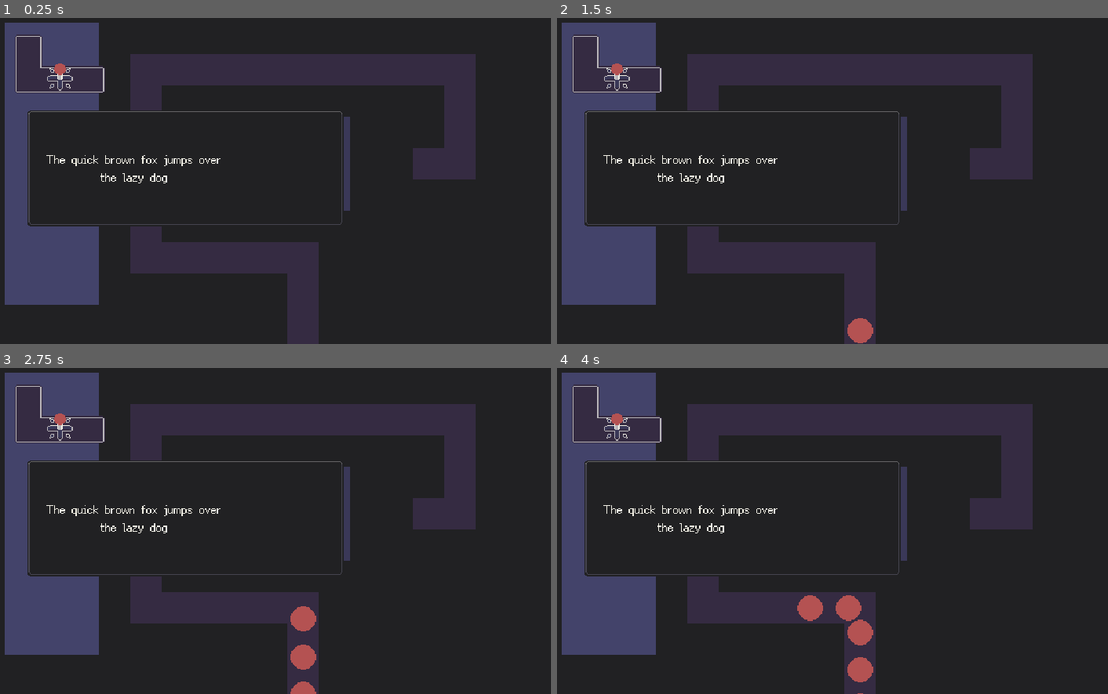
Above: before the commit, frames 1-4 (two rows, left to right).
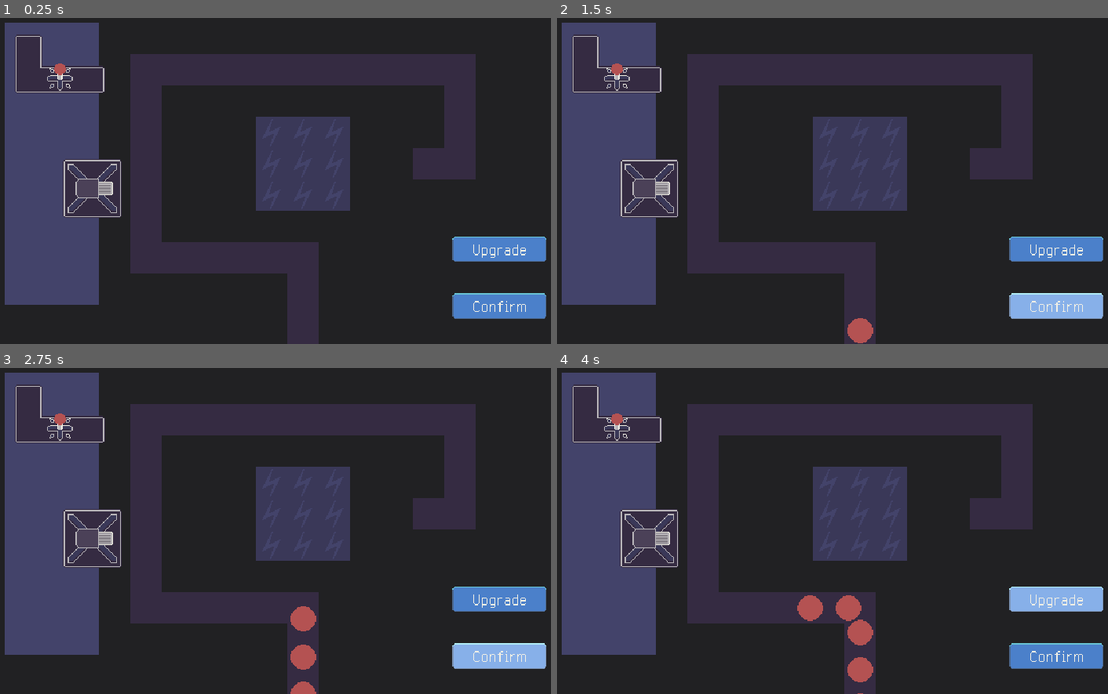
Above: after the commit, the same moments.

Repository: JeppeLindberg/tavern_game_jam_a24
Game: Godot game, scene res://scenes/main.tscn
The game is run twice, just before and just after one commit, with the same random seed, the same clock (stepped at 60 frames per second) and the same inputs.
Inputs (mouse positions are in pixels of both pictures, inside the frame that each line leads up to):
- Up to frame 1 (0.25 s): no input
- Up to frame 2 (1.5 s): click (1058, 249) at 0.52 s; click (1058, 304) at 1.27 s
- Up to frame 3 (2.75 s): click (501, 654) at 2.02 s
- Up to frame 4 (4 s): click (1058, 599) at 2.77 s; click (1058, 599) at 3.52 s

The runs differ from the first frame. In frame 1, 15% of the frame differs, in the area x 4-100%, y 28-93%; in frame 2, 15%; in frame 3, 15%; in frame 4, 15%.

Commit message:
progress

Diff:
--- /dev/null
+++ b/prefabs/ui/upgrade_selection.tscn
@@ -0,0 +1,56 @@
+[gd_scene load_steps=6 format=3 uid="uid://cthhug8sjflgn"]
+
+[ext_resource type="Texture2D" uid="uid://bf54vlicfi4vn" path="res://sprites/map.png" id="1_l2dgr"]
+[ext_resource type="FontFile" uid="uid://dj3dtbvwijcqq" path="res://fonts/ark-pixel-12px-proportional-latin.otf" id="2_m0010"]
+[ext_resource type="FontFile" uid="uid://c2xh68caapa32" path="res://fonts/ark-pixel-16px-proportional-latin.otf" id="3_4em0f"]
+
+[sub_resource type="StyleBoxEmpty" id="StyleBoxEmpty_s2nk3"]
+
+[sub_resource type="StyleBoxEmpty" id="StyleBoxEmpty_ok47m"]
+
+[node name="upgrade_selection" type="PanelContainer"]
+theme_override_styles/panel = SubResource("StyleBoxEmpty_s2nk3")
+
+[node name="panel" type="NinePatchRect" parent="."]
+layout_mode = 2
+texture = ExtResource("1_l2dgr")
+region_rect = Rect2(122, 186, 44, 44)
+patch_margin_left = 6
+patch_margin_top = 6
+patch_margin_right = 6
+patch_margin_bottom = 6
+
+[node name="margin" type="MarginContainer" parent="."]
+layout_mode = 2
+theme_override_constants/margin_left = 10
+theme_override_constants/margin_top = 10
+theme_override_constants/margin_right = 10
+theme_override_constants/margin_bottom = 10
+
+[node name="h_container" type="HBoxContainer" parent="margin"]
+layout_mode = 2
+
+[node name="center" type="CenterContainer" parent="margin/h_container"]
+layout_mode = 2
+
+[node name="text" type="RichTextLabel" parent="margin/h_container/center"]
+modulate = Color(0.94902, 0.941176, 0.898039, 1)
+custom_minimum_size = Vector2(200, 0)
+layout_mode = 2
+theme_override_fonts/normal_font = ExtResource("2_m0010")
+theme_override_fonts/bold_font = ExtResource("3_4em0f")
+theme_override_font_sizes/normal_font_size = 12
+bbcode_enabled = true
+text = "[center][b]Lightning Tower[/b]
+[center]The quick brown fox jumps over the lazy dog"
+fit_content = true
+
+[node name="fill" type="PanelContainer" parent="margin/h_container"]
+modulate = Color(1, 1, 1, 0)
+custom_minimum_size = Vector2(100, 100)
+layout_mode = 2
+mouse_filter = 1
+theme_override_styles/panel = SubResource("StyleBoxEmpty_ok47m")
+
+[node name="center" type="CenterContainer" parent="margin/h_container/fill"]
+layout_mode = 2
--- a/scenes/main.tscn
+++ b/scenes/main.tscn
@@ -1,21 +1,23 @@
-[gd_scene load_steps=16 format=4 uid="uid://d20di8qihq3kr"]
+[gd_scene load_steps=20 format=4 uid="uid://d20di8qihq3kr"]
 
 [ext_resource type="TileSet" uid="uid://c7erlb2ig5mgi" path="res://tileset.tres" id="1_88jxe"]
 [ext_resource type="Script" path="res://scripts/main.gd" id="1_pygd1"]
 [ext_resource type="PackedScene" uid="uid://damcrpw8xfy6u" path="res://prefabs/enemy.tscn" id="2_pr7xw"]
 [ext_resource type="Script" path="res://scripts/player.gd" id="3_ie3tw"]
 [ext_resource type="Script" path="res://scripts/tiles.gd" id="3_u7amg"]
+[ext_resource type="Script" path="res://scripts/state_machine.gd" id="3_wl8st"]
+[ext_resource type="PackedScene" uid="uid://cthhug8sjflgn" path="res://prefabs/ui/upgrade_selection.tscn" id="3_wsfi3"]
 [ext_resource type="Texture2D" uid="uid://bf54vlicfi4vn" path="res://sprites/map.png" id="3_ybh3m"]
 [ext_resource type="FontFile" uid="uid://dj3dtbvwijcqq" path="res://fonts/ark-pixel-12px-proportional-latin.otf" id="4_0fcbf"]
 [ext_resource type="PackedScene" uid="uid://cqwb8ofia7hjd" path="res://prefabs/powered_tile.tscn" id="4_dvv0h"]
+[ext_resource type="Script" path="res://scripts/ui/confirm.gd" id="4_l8ix8"]
+[ext_resource type="Script" path="res://scripts/ui/enable_disable.gd" id="4_nma4j"]
 [ext_resource type="Script" path="res://scripts/path.gd" id="4_yvfx1"]
+[ext_resource type="Script" path="res://scripts/ui/show_hide.gd" id="5_27mk2"]
+[ext_resource type="FontFile" uid="uid://c2xh68caapa32" path="res://fonts/ark-pixel-16px-proportional-latin.otf" id="5_spjcf"]
 [ext_resource type="PackedScene" uid="uid://di3ptoulkfh7b" path="res://prefabs/inventory_tile.tscn" id="7_0xxjd"]
 [ext_resource type="PackedScene" uid="uid://csxmaro11gudj" path="res://prefabs/buildings/lightning_tower.tscn" id="9_ang0u"]
 [ext_resource type="PackedScene" uid="uid://mfvh04f4ycms" path="res://prefabs/buildings/minigun_tower.tscn" id="10_8mggg"]
-
-[sub_resource type="StyleBoxEmpty" id="StyleBoxEmpty_s2nk3"]
-
-[sub_resource type="StyleBoxEmpty" id="StyleBoxEmpty_ok47m"]
 
 [sub_resource type="Curve2D" id="Curve2D_i4qol"]
 bake_interval = 1.0
@@ -30,6 +32,9 @@
 basic_layer = 1
 enemy_layer = 2
 
+[node name="state_machine" type="Node2D" parent="."]
+script = ExtResource("3_wl8st")
+
 [node name="ui" type="Control" parent="."]
 z_index = 1000
 layout_mode = 3
@@ -42,6 +47,160 @@
 size_flags_vertical = 3
 mouse_filter = 1
 
+[node name="prepare_screen" type="Control" parent="ui"]
+layout_mode = 1
+anchors_preset = 15
+anchor_right = 1.0
+anchor_bottom = 1.0
+grow_horizontal = 2
+grow_vertical = 2
+mouse_filter = 2
+script = ExtResource("4_nma4j")
+
+[node name="h_container" type="HBoxContainer" parent="ui/prepare_screen"]
+layout_mode = 1
+anchors_preset = 11
+anchor_left = 1.0
+anchor_right = 1.0
+anchor_bottom = 1.0
+grow_horizontal = 0
+grow_vertical = 2
+
+[node name="v_container" type="VBoxContainer" parent="ui/prepare_screen/h_container"]
+layout_mode = 2
+size_flags_vertical = 8
+
+[node name="test_upgrade" type="Button" parent="ui/prepare_screen/h_container/v_container"]
+self_modulate = Color(1, 1, 1, 0)
+custom_minimum_size = Vector2(100, 30)
+layout_mode = 2
+
+[node name="panel" type="NinePatchRect" parent="ui/prepare_screen/h_container/v_container/test_upgrade"]
+layout_mode = 1
+anchors_preset = 15
+anchor_right = 1.0
+anchor_bottom = 1.0
+grow_horizontal = 2
+grow_vertical = 2
+texture = ExtResource("3_ybh3m")
+region_rect = Rect2(186, 186, 44, 44)
+patch_margin_left = 6
+patch_margin_top = 6
+patch_margin_right = 6
+patch_margin_bottom = 6
+
+[node name="hovering" type="NinePatchRect" parent="ui/prepare_screen/h_container/v_container/test_upgrade"]
+visible = false
+layout_mode = 1
+anchors_preset = 15
+anchor_right = 1.0
+anchor_bottom = 1.0
+grow_horizontal = 2
+grow_vertical = 2
+texture = ExtResource("3_ybh3m")
+region_rect = Rect2(250, 186, 44, 44)
+patch_margin_left = 6
+patch_margin_top = 6
+patch_margin_right = 6
+patch_margin_bottom = 6
+script = ExtResource("5_27mk2")
+
+[node name="center" type="CenterContainer" parent="ui/prepare_screen/h_container/v_container/test_upgrade"]
+layout_mode = 1
+anchors_preset = 15
+anchor_right = 1.0
+anchor_bottom = 1.0
+grow_horizontal = 2
+grow_vertical = 2
+mouse_filter = 2
+
+[node name="text" type="RichTextLabel" parent="ui/prepare_screen/h_container/v_container/test_upgrade/center"]
+modulate = Color(0.94902, 0.941176, 0.898039, 1)
+custom_minimum_size = Vector2(100, 0)
+layout_mode = 2
+mouse_filter = 2
+theme_override_fonts/normal_font = ExtResource("4_0fcbf")
+theme_override_fonts/bold_font = ExtResource("5_spjcf")
+theme_override_font_sizes/normal_font_size = 12
+bbcode_enabled = true
+text = "[center][b]Upgrade[/b]"
+fit_content = true
+
+[node name="fill2" type="Panel" parent="ui/prepare_screen/h_container/v_container"]
+modulate = Color(1, 1, 1, 0)
+custom_minimum_size = Vector2(20, 20)
+layout_mode = 2
+mouse_filter = 1
+
+[node name="confirm" type="Button" parent="ui/prepare_screen/h_container/v_container"]
+self_modulate = Color(1, 1, 1, 0)
+custom_minimum_size = Vector2(100, 30)
+layout_mode = 2
+script = ExtResource("4_l8ix8")
+
+[node name="panel" type="NinePatchRect" parent="ui/prepare_screen/h_container/v_container/confirm"]
+layout_mode = 1
+anchors_preset = 15
+anchor_right = 1.0
+anchor_bottom = 1.0
+grow_horizontal = 2
+grow_vertical = 2
+texture = ExtResource("3_ybh3m")
+region_rect = Rect2(186, 186, 44, 44)
+patch_margin_left = 6
+patch_margin_top = 6
+patch_margin_right = 6
+patch_margin_bottom = 6
+
+[node name="hovering" type="NinePatchRect" parent="ui/prepare_screen/h_container/v_container/confirm"]
+visible = false
+layout_mode = 1
+anchors_preset = 15
+anchor_right = 1.0
+anchor_bottom = 1.0
+grow_horizontal = 2
+grow_vertical = 2
+texture = ExtResource("3_ybh3m")
+region_rect = Rect2(250, 186, 44, 44)
+patch_margin_left = 6
+patch_margin_top = 6
+patch_margin_right = 6
+patch_margin_bottom = 6
+script = ExtResource("5_27mk2")
+
+[node name="center" type="CenterContainer" parent="ui/prepare_screen/h_container/v_container/confirm"]
+layout_mode = 1
+anchors_preset = 15
+anchor_right = 1.0
+anchor_bottom = 1.0
+grow_horizontal = 2
+grow_vertical = 2
+mouse_filter = 2
+
+[node name="text" type="RichTextLabel" parent="ui/prepare_screen/h_container/v_container/confirm/center"]
+modulate = Color(0.94902, 0.941176, 0.898039, 1)
+custom_minimum_size = Vector2(100, 0)
+layout_mode = 2
+mouse_filter = 2
+theme_override_fonts/normal_font = ExtResource("4_0fcbf")
+theme_override_fonts/bold_font = ExtResource("5_spjcf")
+theme_override_font_sizes/normal_font_size = 12
+bbcode_enabled = true
+text = "[center][b]Confirm[/b]"
+fit_content = true
+
+[node name="fill" type="Panel" parent="ui/prepare_screen/h_container/v_container"]
+modulate = Color(1, 1, 1, 0)
+custom_minimum_size = Vector2(20, 20)
+layout_mode = 2
+mouse_filter = 1
+
+[node name="fill" type="Panel" parent="ui/prepare_screen/h_container"]
+modulate = Color(1, 1, 1, 0)
+custom_minimum_size = Vector2(50, 50)
+layout_mode = 2
+mouse_filter = 1
+
 [node name="upgrade_screen" type="Control" parent="ui"]
 layout_mode = 1
 anchors_preset = 15
@@ -49,7 +208,8 @@
 anchor_bottom = 1.0
 grow_horizontal = 2
 grow_vertical = 2
-mouse_filter = 1
+mouse_filter = 2
+script = ExtResource("4_nma4j")
 
 [node name="h_container" type="HBoxContainer" parent="ui/upgrade_screen"]
 layout_mode = 1
@@ -61,65 +221,28 @@
 offset_right = 102.0
 grow_horizontal = 2
 grow_vertical = 2
+mouse_filter = 2
 
 [node name="selection" type="VBoxContainer" parent="ui/upgrade_screen/h_container"]
 layout_mode = 2
 size_flags_vertical = 4
-
-[node name="container" type="PanelContainer" parent="ui/upgrade_screen/h_container/selection"]
-layout_mode = 2
-theme_override_styles/panel = SubResource("StyleBoxEmpty_s2nk3")
-
-[node name="panel" type="NinePatchRect" parent="ui/upgrade_screen/h_container/selection/container"]
-layout_mode = 2
-texture = ExtResource("3_ybh3m")
-region_rect = Rect2(122, 186, 44, 44)
-patch_margin_left = 6
-patch_margin_top = 6
-patch_margin_right = 6
-patch_margin_bottom = 6
-
-[node name="margin" type="MarginContainer" parent="ui/upgrade_screen/h_container/selection/container"]
-layout_mode = 2
-theme_override_constants/margin_left = 10
-theme_override_constants/margin_top = 10
-theme_override_constants/margin_right = 10
-theme_override_constants/margin_bottom = 10
-
-[node name="h_container" type="HBoxContainer" parent="ui/upgrade_screen/h_container/selection/container/margin"]
-layout_mode = 2
-
-[node name="center" type="CenterContainer" parent="ui/upgrade_screen/h_container/selection/container/margin/h_container"]
-layout_mode = 2
-
-[node name="RichTextLabel" type="RichTextLabel" parent="ui/upgrade_screen/h_container/selection/container/margin/h_container/center"]
-modulate = Color(0.94902, 0.941176, 0.898039, 1)
-custom_minimum_size = Vector2(200, 0)
-layout_mode = 2
-theme_override_fonts/normal_font = ExtResource("4_0fcbf")
-theme_override_font_sizes/normal_font_size = 12
-bbcode_enabled = true
-text = "[center]The quick brown fox jumps over the lazy dog"
-fit_content = true
-
-[node name="fill" type="PanelContainer" parent="ui/upgrade_screen/h_container/selection/container/margin/h_container"]
+mouse_filter = 0
+theme_override_constants/separation = 20
+
+[node name="container" parent="ui/upgrade_screen/h_container/selection" instance=ExtResource("3_wsfi3")]
+layout_mode = 2
+
+[node name="fill" type="Panel" parent="ui/upgrade_screen/h_container"]
 modulate = Color(1, 1, 1, 0)
 custom_minimum_size = Vector2(100, 100)
 layout_mode = 2
-mouse_filter = 1
-theme_override_styles/panel = SubResource("StyleBoxEmpty_ok47m")
-
-[node name="fill" type="Panel" parent="ui/upgrade_screen/h_container"]
+mouse_filter = 2
+
+[node name="fill2" type="Panel" parent="ui/upgrade_screen/h_container"]
 modulate = Color(1, 1, 1, 0)
 custom_minimum_size = Vector2(100, 100)
 layout_mode = 2
-mouse_filter = 1
-
-[node name="fill2" type="Panel" parent="ui/upgrade_screen/h_container"]
-modulate = Color(1, 1, 1, 0)
-custom_minimum_size = Vector2(100, 100)
-layout_mode = 2
-mouse_filter = 1
+mouse_filter = 2
 
 [node name="game" type="Node2D" parent="."]
 
@@ -153,3 +276,9 @@
 
 [node name="minigun_tower" parent="game/inventory" instance=ExtResource("10_8mggg")]
 position = Vector2(112, 192)
+
+[connection signal="mouse_entered" from="ui/prepare_screen/h_container/v_container/test_upgrade" to="ui/prepare_screen/h_container/v_container/test_upgrade/hovering" method="set_show"]
+[connection signal="mouse_exited" from="ui/prepare_screen/h_container/v_container/test_upgrade" to="ui/prepare_screen/h_container/v_container/test_upgrade/hovering" method="set_hide"]
+[connection signal="button_up" from="ui/prepare_screen/h_container/v_container/confirm" to="ui/prepare_screen/h_container/v_container/confirm" method="_on_button_up"]
+[connection signal="mouse_entered" from="ui/prepare_screen/h_container/v_container/confirm" to="ui/prepare_screen/h_container/v_container/confirm/hovering" method="set_show"]
+[connection signal="mouse_exited" from="ui/prepare_screen/h_container/v_container/confirm" to="ui/prepare_screen/h_container/v_container/confirm/hovering" method="set_hide"]
--- a/scripts/main.gd
+++ b/scripts/main.gd
@@ -49,6 +49,17 @@
 			_result.append(child)
 
 		_get_children_with_method_recursive(child, method)
+
+func get_all_children(node) -> Array:
+	_result = []
+	_get_all_children_recursive(node)
+	return _result
+
+func _get_all_children_recursive(node):
+	for child in node.get_children():
+		_result.append(child)
+
+		_get_all_children_recursive(child)
 
 func get_nodes_at(pos, group = '', collision_mask = 0):
 	var point:PhysicsPointQueryParameters2D = PhysicsPointQueryParameters2D.new()
--- /dev/null
+++ b/scripts/state_machine.gd
@@ -0,0 +1,12 @@
+extends Node2D
+
+var _state:String
+
+@onready var prepare_screen:Control = get_node('/root/main/ui/prepare_screen')
+@onready var upgrade_screen:Control = get_node('/root/main/ui/upgrade_screen')
+
+
+func _ready() -> void:
+	_state = 'prepare'
+	prepare_screen.enable()
+	upgrade_screen.disable()
--- a/scripts/towers/minigun_tower.gd
+++ b/scripts/towers/minigun_tower.gd
@@ -14,7 +14,6 @@
 
 func _ready() -> void:
 	add_to_group('tower')
-
 
 func _process(_delta: float) -> void:
 	if powered:
--- /dev/null
+++ b/scripts/ui/confirm.gd
@@ -0,0 +1,5 @@
+extends Button
+
+
+func _on_button_up() -> void:
+	print('bla')
--- /dev/null
+++ b/scripts/ui/enable_disable.gd
@@ -0,0 +1,22 @@
+extends Control
+
+@onready var main:Node = get_node('/root/main')
+
+var mouse_control = {}
+
+
+func disable():
+	if main == null:
+		main = get_node('/root/main')
+	for child in main.get_all_children(self):
+		if child is Control:
+			mouse_control[child] = child.mouse_filter
+	visible = false
+
+func enable():
+	if main == null:
+		main = get_node('/root/main')
+	if mouse_control != {}:
+		for child in mouse_control.keys():
+			child.mouse_filter = mouse_control[child]
+	visible = true
--- /dev/null
+++ b/scripts/ui/show_hide.gd
@@ -0,0 +1,7 @@
+extends Control
+
+func set_show():
+	visible = true;
+
+func set_hide():
+	visible = false;
--- /dev/null
+++ b/scripts/ui/test_upgrade.gd
@@ -0,0 +1,15 @@
+extends Button
+
+
+# Called when the node enters the scene tree for the first time.
+func _ready() -> void:
+	pass # Replace with function body.
+
+
+# Called every frame. 'delta' is the elapsed time since the previous frame.
+func _process(delta: float) -> void:
+	pass
+
+
+func _on_button_up() -> void:
+	pass # Replace with function body.
Binary file changed: asesprite/map.aseprite
Binary file added: fonts/ark-pixel-16px-proportional-latin.otf
Not shown, added: fonts/ark-pixel-16px-proportional-latin.otf.import
Binary file changed: sprites/map.png
